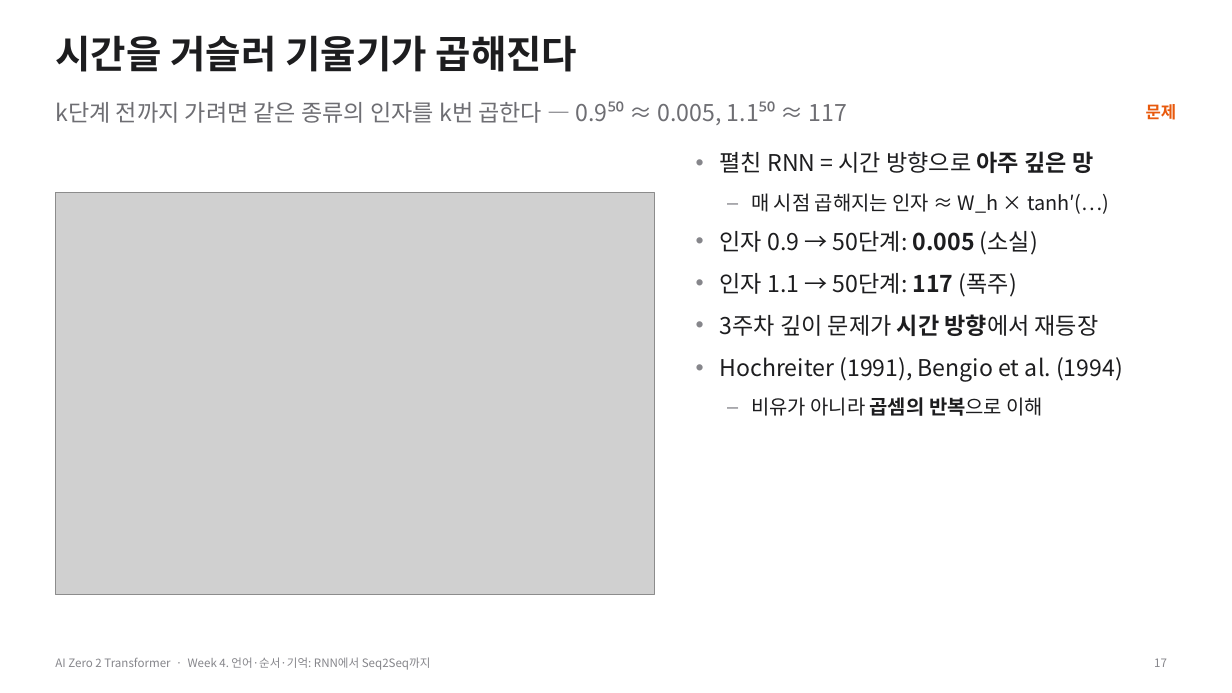
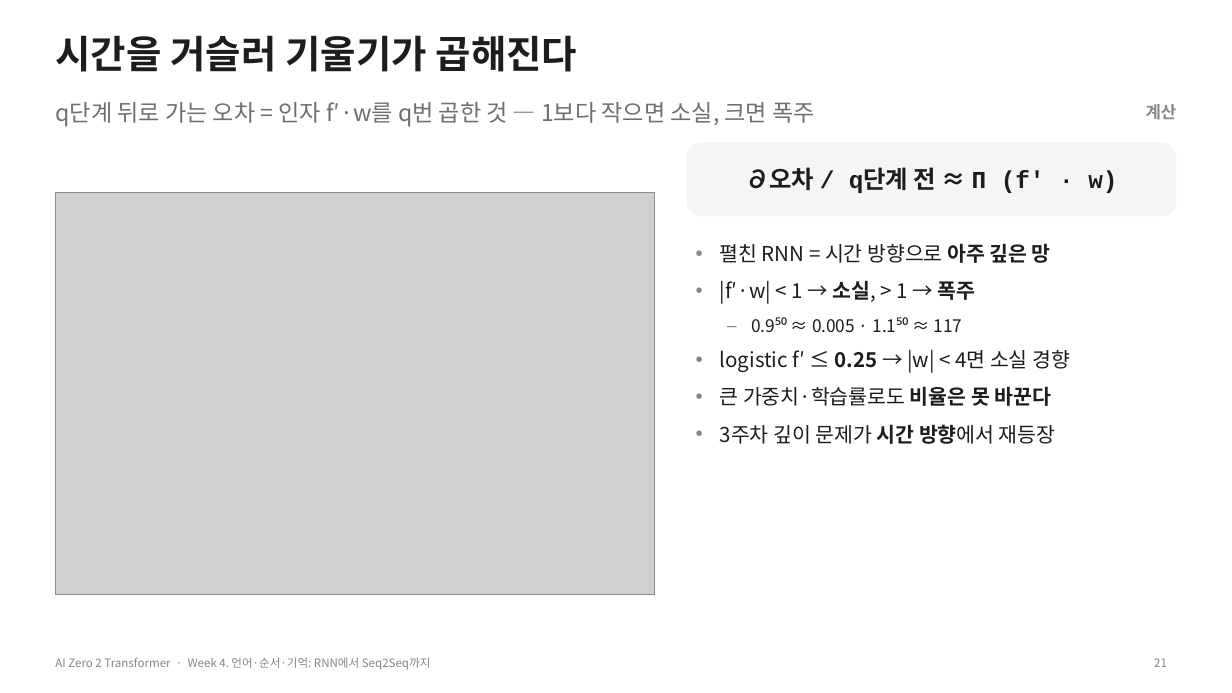
Before and after one commit to myunhh/AI-Zero-2-Transformers, a slide deck: slide 21 of lectures/week04_rnn_lstm_seq2seq.pptx (slide 17 before the commit). Drawn at 1232x693 pixels with LibreOffice and Linux fonts; fonts in the diff are those of the drawing; grey boxes stand for pictures. Boxes give left, top, right and bottom in pixels: in the first picture for what was removed or moved away, otherwise in the second. Text is boxed around its words. In the diff, an @@ line names an element or a change of style, - is before the commit and + after.

```diff
--- a/lectures/week04_rnn_lstm_seq2seq.pptx
+++ b/lectures/week04_rnn_lstm_seq2seq.pptx
@@ text at <box>55,102,815,126</box>: text changed @@
-k단계 전까지 가려면 같은 종류의 인자를 k번 곱한다 — 0.9⁵⁰ ≈ 0.005, 1.1⁵⁰ ≈ 117
+q단계 뒤로 가는 오차 = 인자 f′·w를 q번 곱한 것 — 1보다 작으면 소실, 크면 폭주
@@ text at <box>1146,104,1177,120</box>: text changed; text colour #E8590C to #86868B @@
-문제
+계산
@@ rounded rectangle added at <box>687,142,1177,216</box>, fill #F5F5F7 @@
@@ text added at <box>745,167,1117,193</box>, 19 pt, text #1D1D1F, bold @@
+∂오차 / q단계 전 ≈ Π (f′ · w)
@@ text "펼친 RNN = 시간 방향으로 ...": place and size @@
-text "펼친 RNN = 시간 방향으로 ..." at <box>720,151,1123,416</box>
+text "펼친 RNN = 시간 방향으로 ..." at <box>720,243,1070,444</box>
@@ text at <box>720,243,1056,444</box>: size 18 to 16 pt in "펼친 RNN = 시간 방향으로 아주 깊은 ...", "3주차 깊이 문제가 시간 방향에서 재등장"; less space between paragraphs @@
@@ text at <box>720,281,1070,406</box>: text changed; size 18 to 16 pt @@
-– 매 시점 곱해지는 인자 ≈ W_h × tanh′(…)
-• 인자 0.9 → 50단계: 0.005 (소실)
-• 인자 1.1 → 50단계: 117 (폭주)
+• |f′·w| < 1 → 소실, > 1 → 폭주
+– 0.9⁵⁰ ≈ 0.005 · 1.1⁵⁰ ≈ 117
+• logistic f′ ≤ 0.25 → |w| < 4면 소실 경향
+• 큰 가중치·학습률로도 비율은 못 바꾼다
@@ text at <box>720,357,1123,416</box>: paragraphs removed @@
-• Hochreiter (1991), Bengio et al. (1994)
-– 비유가 아니라 곱셈의 반복으로 이해
@@ page number at <box>1154,658,1167,667</box>: text changed @@
-17
+21
```
Also in this commit, not shown: 26 other slides changed, 29 slides added, 13 slides removed, 20 other files.
